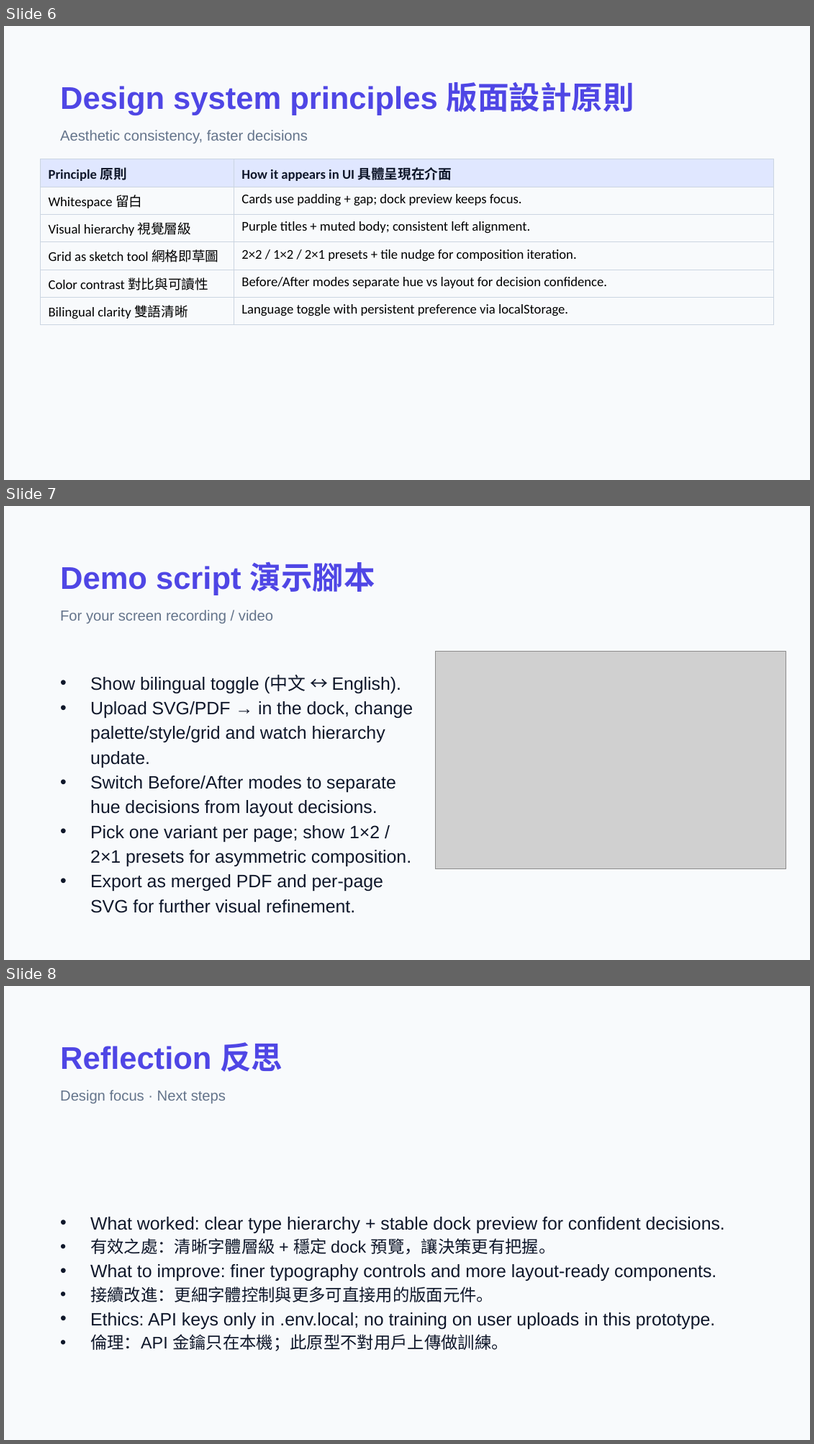
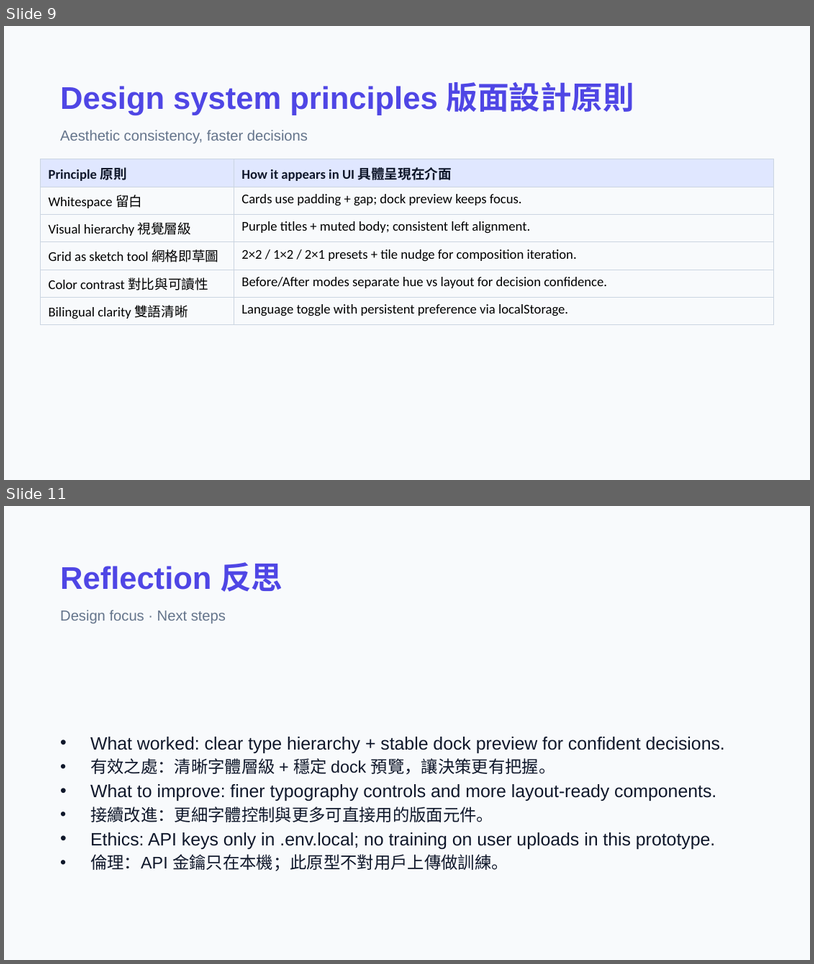
Before and after one commit to macaumonsoon/Portfolio-ReStyle-AI, a slide deck: presentation/Portfolio-ReStyle-AI-Design-Deck.pptx. Shown one above the other, each under a label of ours: slides 6, 7 and 8 before the commit, slides 9 and 11 after it; the slides between them are not shown. The pictures are 814x1444 and 814x964 pixels, drawn with LibreOffice and Linux fonts; fonts in the diff are those of the drawing; grey boxes stand for pictures. Boxes give left, top, right and bottom in pixels: in the first picture for what was removed or moved away, otherwise in the second. Text is boxed around its words. In the diff, an @@ line names an element or a change of style, - is before the commit and + after.

```diff
--- a/presentation/Portfolio-ReStyle-AI-Design-Deck.pptx
+++ b/presentation/Portfolio-ReStyle-AI-Design-Deck.pptx
@@ slide 7 removed at (4,506,810,960), background #F8FAFC @@
@@ text removed at (60,561,376,595) @@
-Demo script 演示腳本
@@ text removed at (60,610,273,623) @@
-For your screen recording / video
@@ picture removed at (435,651,786,869) @@
@@ text removed at (90,675,413,913) @@
-• Show bilingual toggle (中文 ↔ English).
-• Upload SVG/PDF → in the dock, change palette/style/grid and watch hierarchy update.
-• Switch Before/After modes to separate hue decisions from layout decisions.
-• Pick one variant per page; show 1×2 / 2×1 presets for asymmetric composition.
-• Export as merged PDF and per-page SVG for further visual refinement.
@@ what was slide 6 is now slide 9 @@
@@ what was slide 8 is now slide 11 @@
```
Also in this commit, not shown: 5 slides added, 1 other slide removed, 6 other files.
